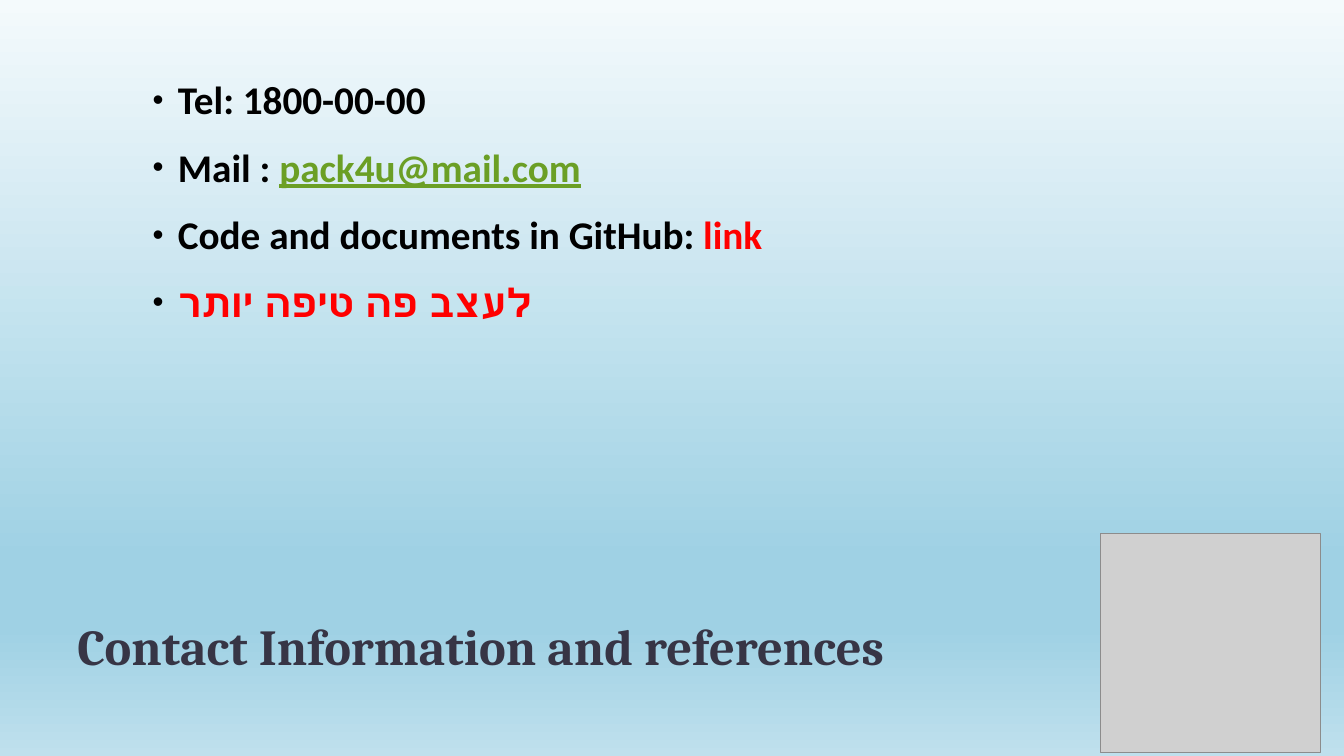
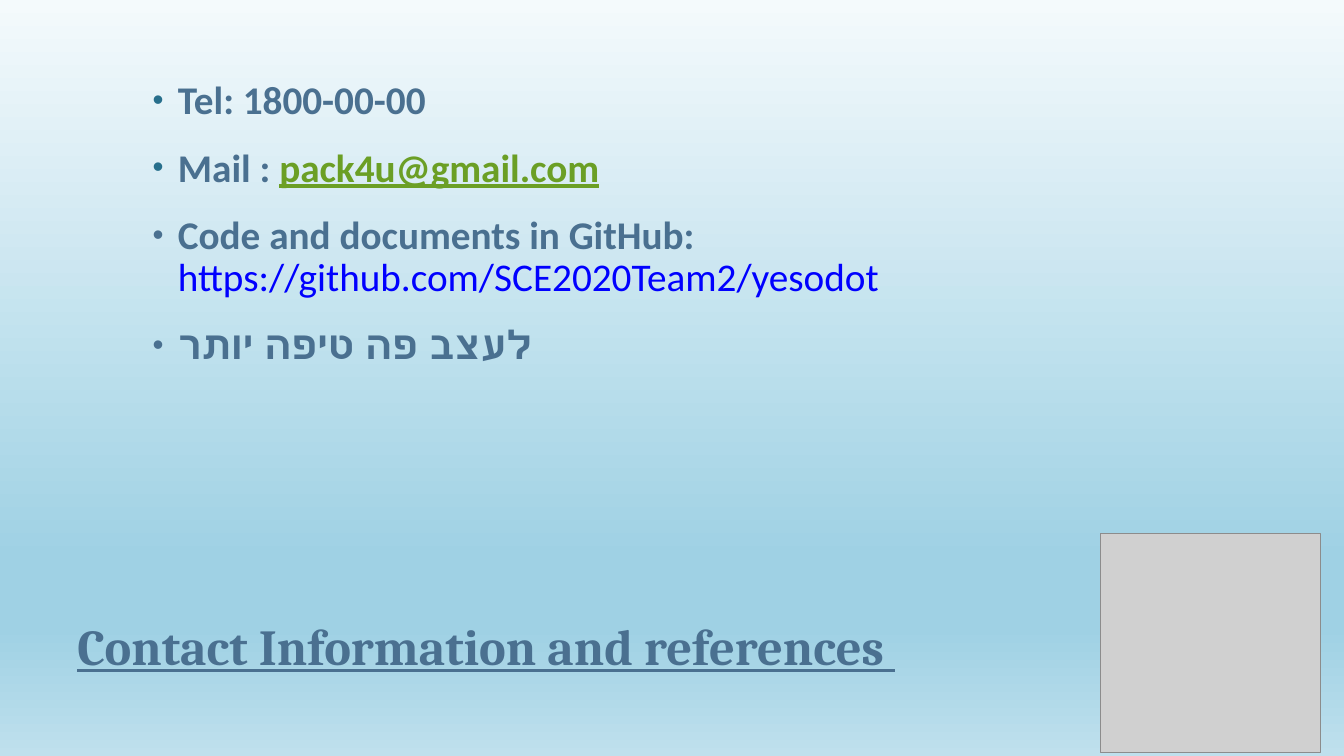
Before and after one commit to Adaneadgo/Pack4u, a slide deck: slide 14 of Pack4U.pptx (slide 15 before the commit). Drawn at 1344x756 pixels with LibreOffice and Linux fonts; fonts in the diff are those of the drawing; grey boxes stand for pictures. Boxes give left, top, right and bottom in pixels: in the first picture for what was removed or moved away, otherwise in the second. Text is boxed around its words. In the diff, an @@ line names an element or a change of style, - is before the commit and + after.

```diff
--- a/Pack4U.pptx
+++ b/Pack4U.pptx
@@ text at box(178, 86, 532, 361): text colour #000000 to #4A7090 in "Tel: 1800-00-00"; text colour #FF0000 to #4A7090 in "לעצב פה טיפה יותר"; bullet colour #000000 to #276F8B; bullet colour #000000 to #4A7090 @@
@@ text at box(178, 154, 879, 298): text changed; text colour #000000 to #0000FF @@
-• Mail : pack4u@mail.com
-• Code and documents in GitHub: link
+• Mail : pack4u@gmail.com
+• Code and documents in GitHub: https://github.com/SCE2020Team2/yesodot
@@ title "Contact Information and references" at box(77, 629, 884, 672): text colour #373545 to #4A7090, underline on @@
```
Also in this commit, not shown: 12 other slides changed, 2 slides added, 3 slides removed.
